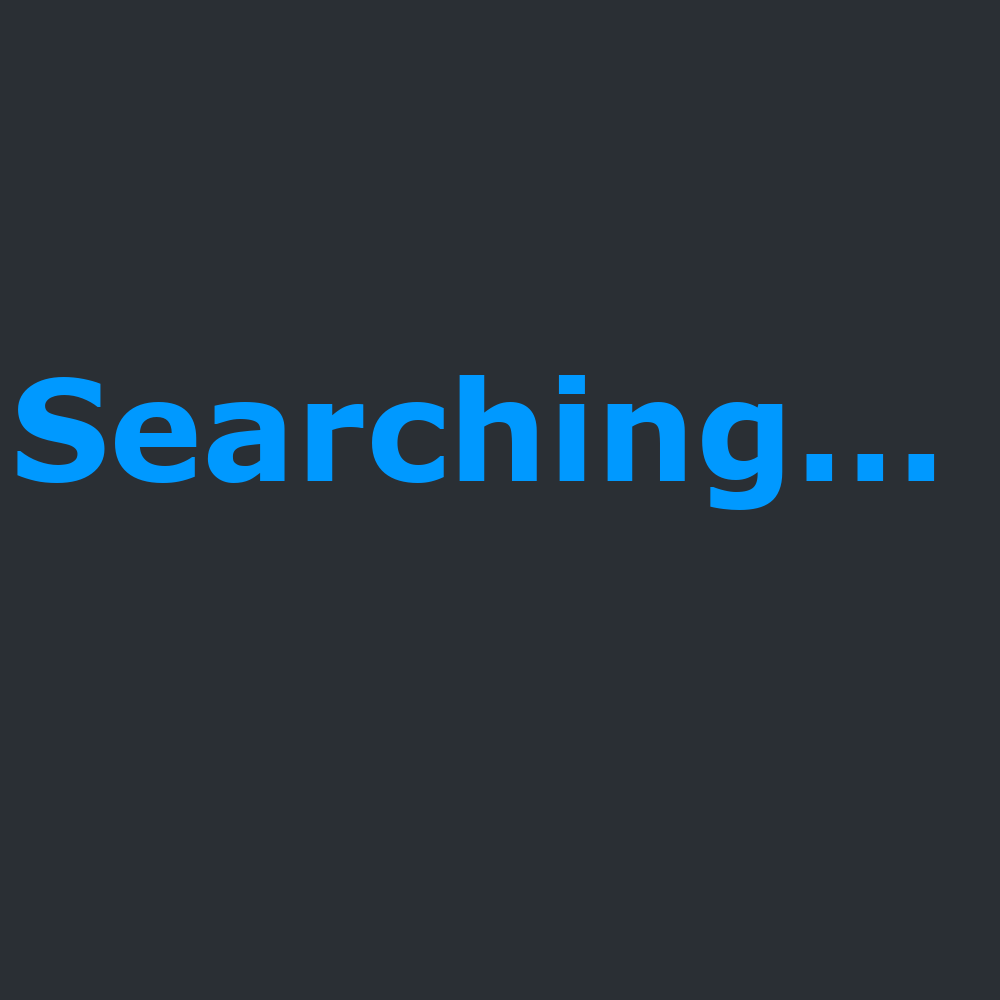
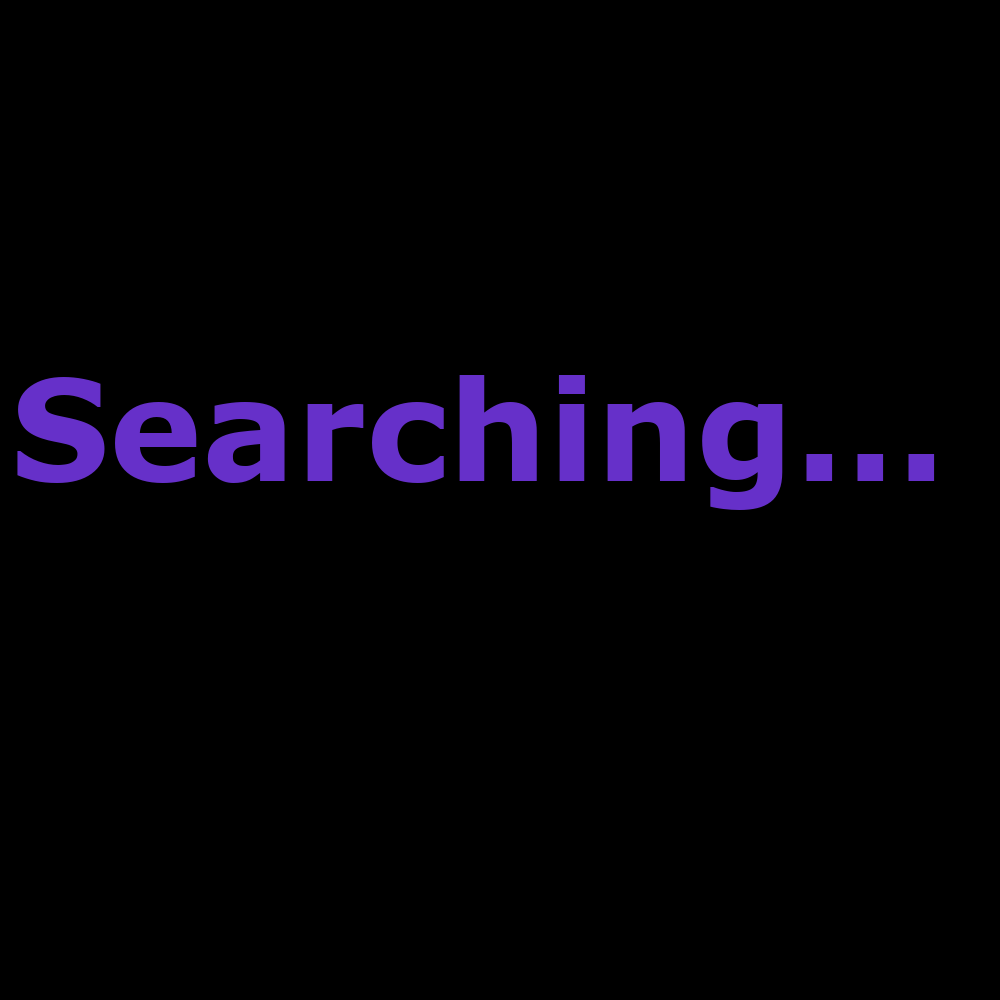
The second (1000, 1000) image is a revision of the first. Changes to its layers:
painted on "Searching..." over [17,375,935,510]
painted on "Background" over [0,0,1000,1000]
